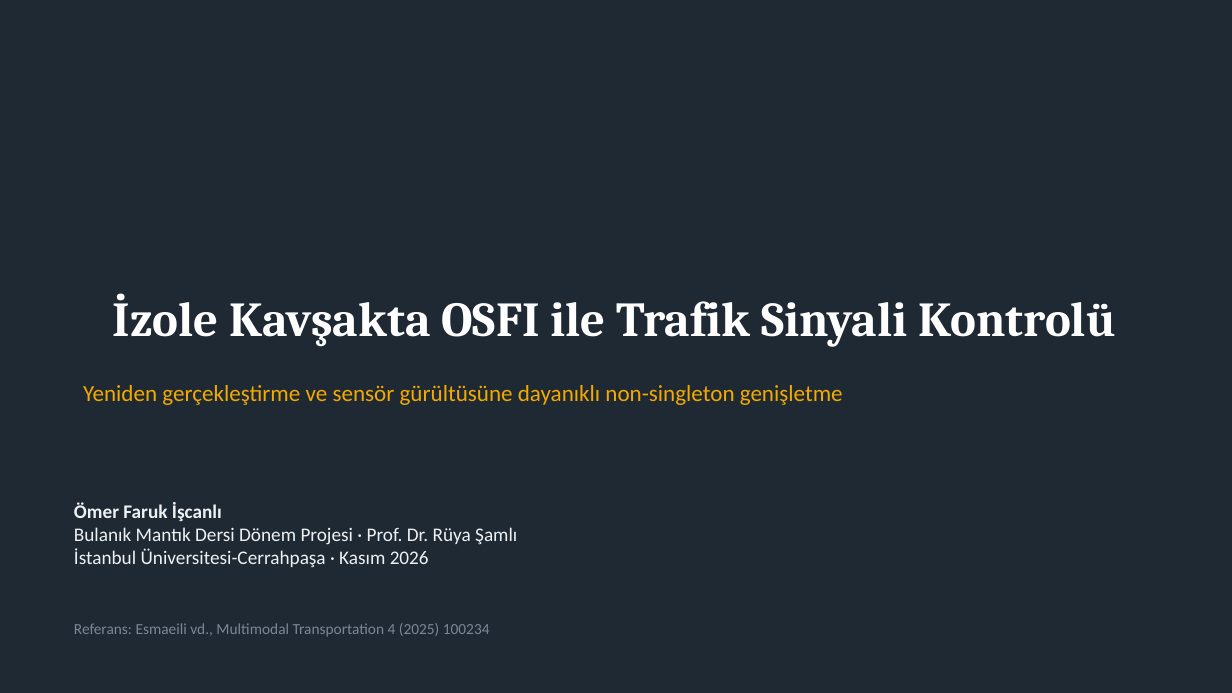
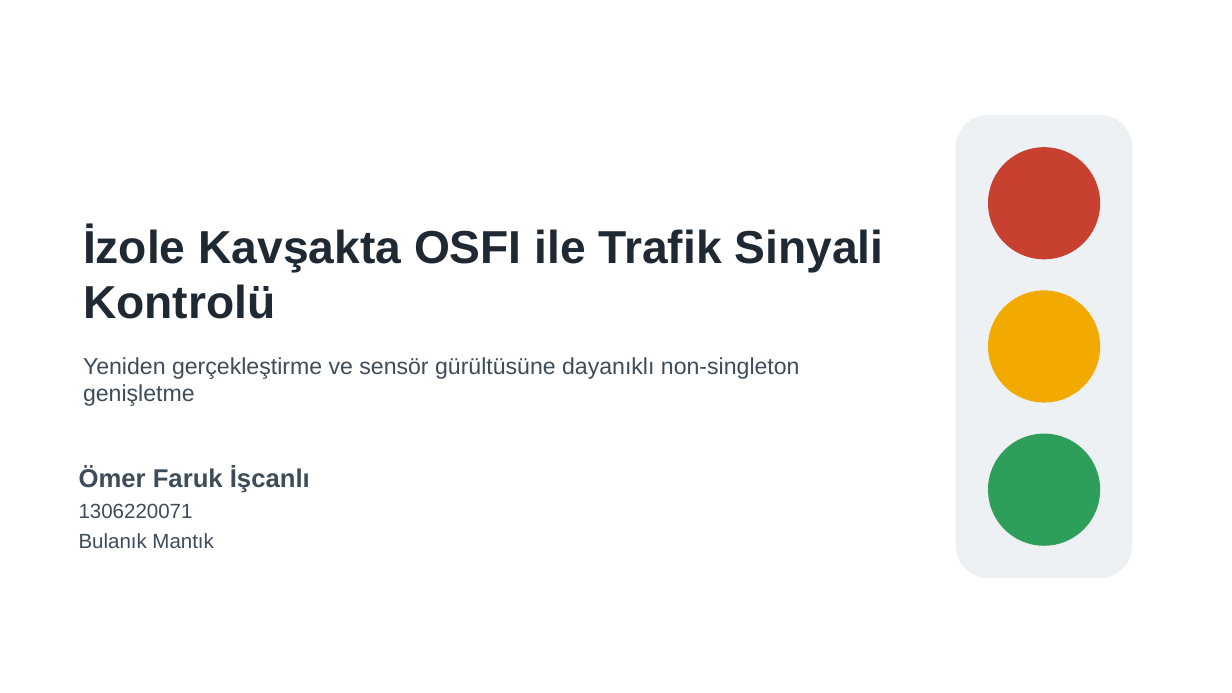
Before and after one commit to iscanliomerfaruk/osfi-traffic-signal-control, a slide deck: slide 1 of presentation/OSFI_Sunum.pptx. Drawn at 1232x693 pixels with LibreOffice and Linux fonts; fonts in the diff are those of the drawing. Boxes give left, top, right and bottom in pixels: in the first picture for what was removed or moved away, otherwise in the second. Text is boxed around its words. In the diff, an @@ line names an element or a change of style, - is before the commit and + after.

```diff
--- a/presentation/OSFI_Sunum.pptx
+++ b/presentation/OSFI_Sunum.pptx
@@ background #1F2933 to #FFFFFF @@
@@ rounded rectangle added at [957, 116, 1132, 578], fill #EEF1F4, outline #EEF1F4 1 pt @@
@@ title "İzole Kavşakta OSFI ile Trafik ...": place and size @@
-title "İzole Kavşakta OSFI ile Trafik ..." at [113, 293, 1116, 347]
+title "İzole Kavşakta OSFI ile Trafik ..." at [83, 227, 884, 319]
@@ title "İzole Kavşakta OSFI ile Trafik ..." at [83, 227, 884, 319]: size 38 to 36 pt, font Cambria to Arial, text colour #FFFFFF to #1F2933; alignment centre to left @@
@@ ellipse added at [989, 148, 1100, 259], fill #C8402F, outline #C8402F 1 pt @@
@@ ellipse added at [989, 291, 1100, 402], fill #F2A900, outline #F2A900 1 pt @@
@@ text "Yeniden gerçekleştirme ve sensör gürültüsüne ...": place and size @@
-text "Yeniden gerçekleştirme ve sensör gürültüsüne ..." at [83, 385, 843, 405]
+text "Yeniden gerçekleştirme ve sensör gürültüsüne ..." at [83, 357, 800, 406]
@@ text "Yeniden gerçekleştirme ve sensör gürültüsüne ..." at [83, 357, 800, 406]: font Calibri to Arial, text colour #F2A900 to #3E4C59 @@
@@ ellipse added at [989, 434, 1100, 545], fill #2E9E5B, outline #2E9E5B 1 pt @@
@@ text at [79, 466, 310, 493]: size 15 to 20 pt, font Calibri to Arial, text colour #EEF1F4 to #3E4C59 in "Ömer Faruk İşcanlı"; more space between paragraphs @@
@@ text "Ömer Faruk İşcanlı": place and size @@
-text "Ömer Faruk İşcanlı" at [74, 502, 517, 567]
+text "Ömer Faruk İşcanlı" at [79, 466, 310, 548]
@@ text at [79, 503, 213, 548]: text changed; size 15 to 16 pt; font Calibri to Arial; text colour #EEF1F4 to #3E4C59 @@
-Bulanık Mantık Dersi Dönem Projesi · Prof. Dr. Rüya Şamlı
-İstanbul Üniversitesi-Cerrahpaşa · Kasım 2026
+1306220071
+Bulanık Mantık
@@ text removed at [74, 623, 490, 637] @@
-Referans: Esmaeili vd., Multimodal Transportation 4 (2025) 100234
```
Also in this commit, not shown: 14 other slides changed, 1 other file.
